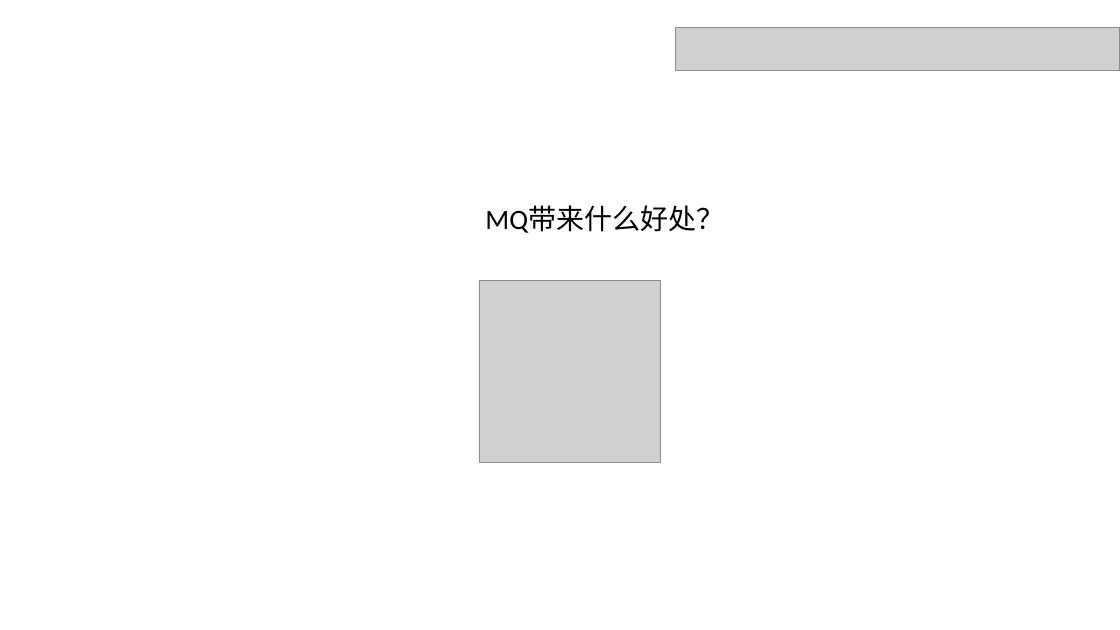
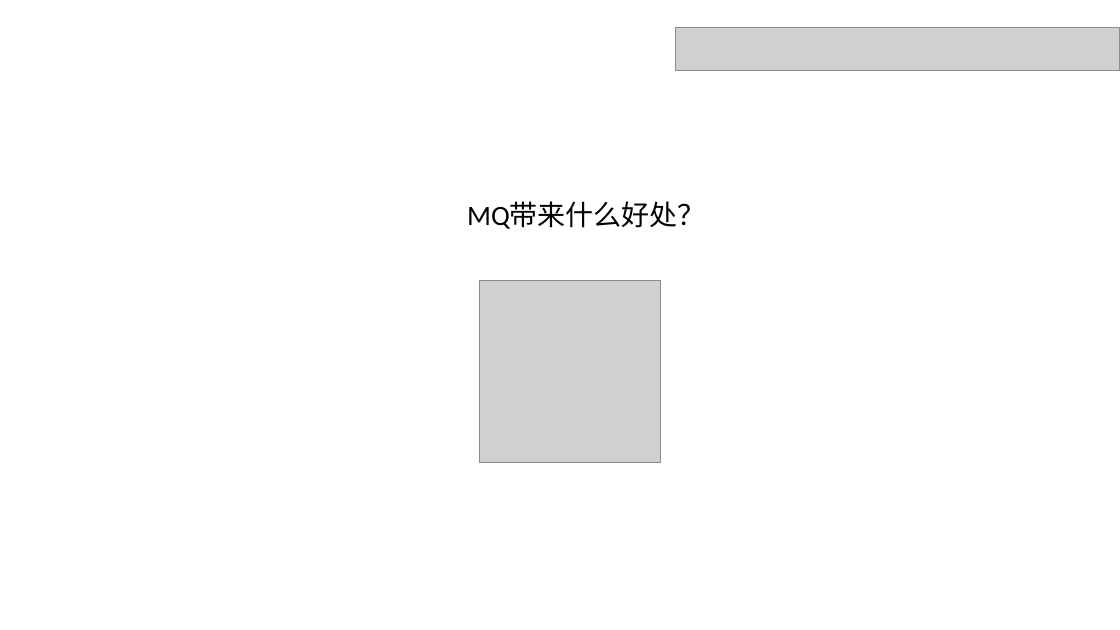
Before and after one commit to dxh122685692/doc, a slide deck: slide 12 of 分享.pptx. Drawn at 1120x630 pixels with LibreOffice and Linux fonts; fonts in the diff are those of the drawing; grey boxes stand for pictures. Boxes give left, top, right and bottom in pixels: in the first picture for what was removed or moved away, otherwise in the second. Text is boxed around its words. In the diff, an @@ line names an element or a change of style, - is before the commit and + after.

```diff
--- a/分享.pptx
+++ b/分享.pptx
@@ text "MQ带来什么好处？": place and size @@
-text "MQ带来什么好处？" at box(485, 206, 724, 233)
+text "MQ带来什么好处？" at box(467, 201, 706, 229)
```
Also in this commit, not shown: 3 other slides changed, 9 slides added, 6 slides removed.
